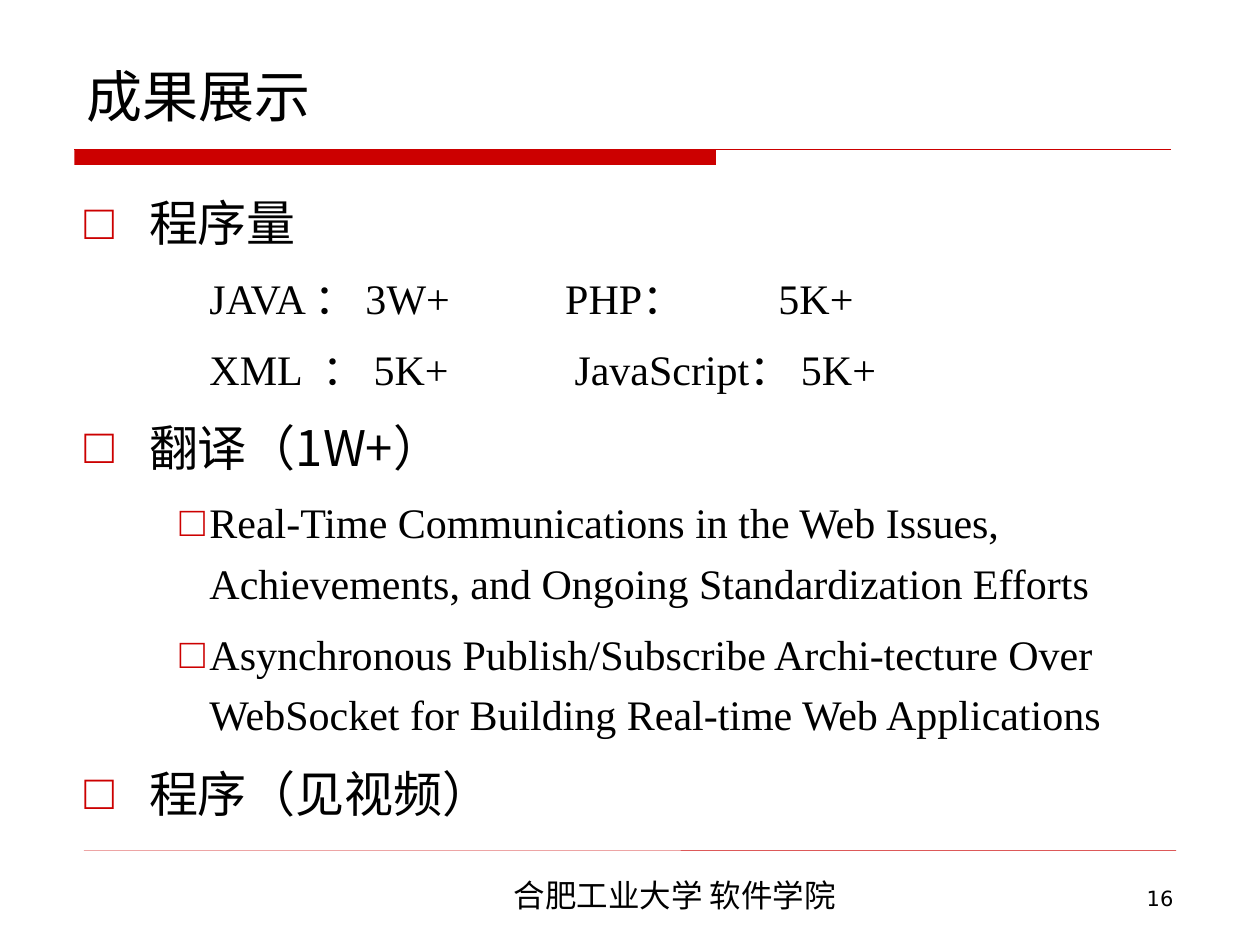
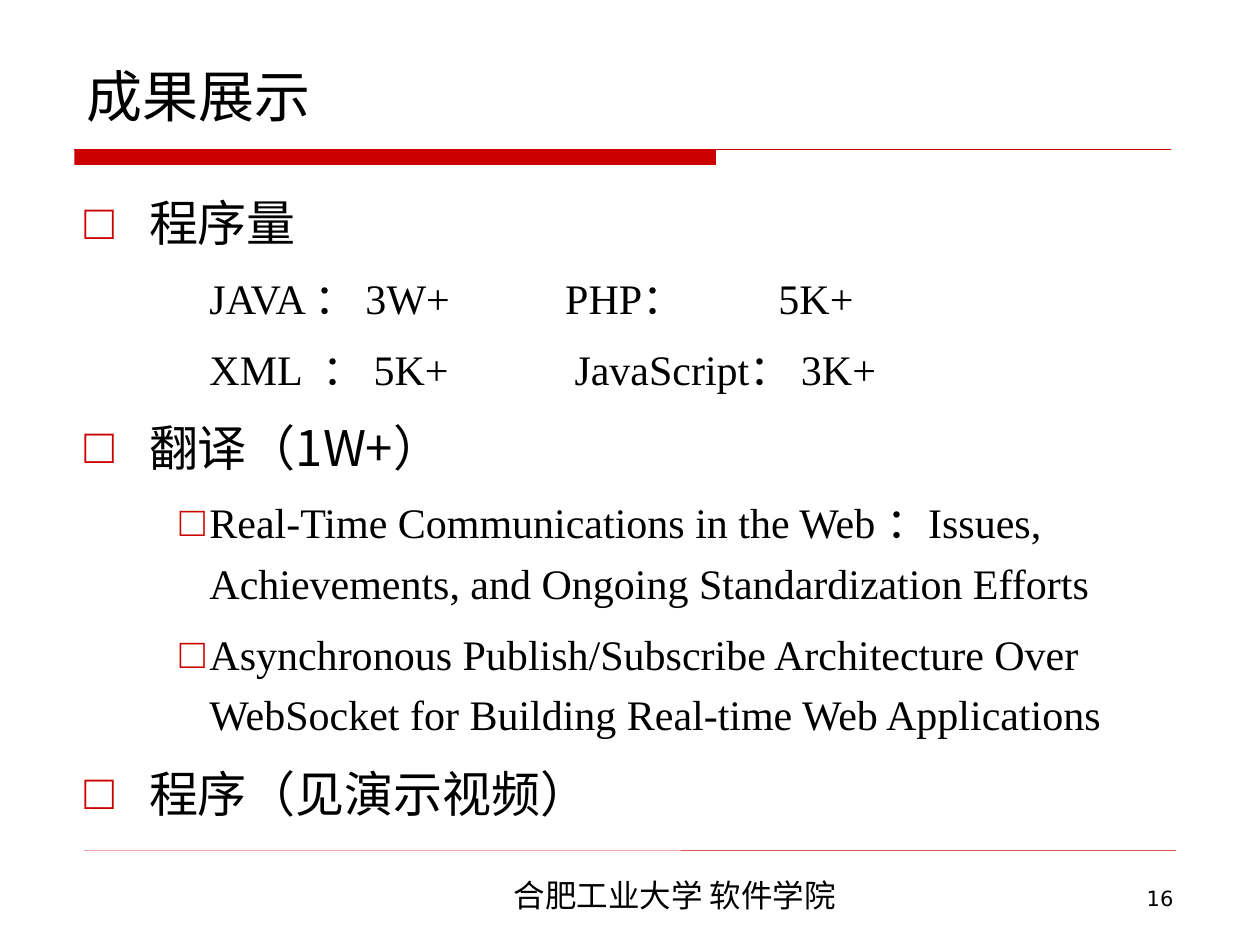
Before and after one commit to CodeDogandCat/master_proj, a slide deck: slide 16 of 2013214381李磊最终答辩/软件学院_李磊_本科毕业设计毕业答辩.ppt. Drawn at 1260x945 pixels with LibreOffice and Linux fonts; fonts in the diff are those of the drawing; background and template pictures are left out. Boxes give left, top, right and bottom in pixels: in the first picture for what was removed or moved away, otherwise in the second. Text is boxed around its words. In the diff, an @@ line names an element or a change of style, - is before the commit and + after.

```diff
--- a/2013214381李磊最终答辩/软件学院_李磊_本科毕业设计毕业答辩.ppt
+++ b/2013214381李磊最终答辩/软件学院_李磊_本科毕业设计毕业答辩.ppt
@@ text at [209, 357, 876, 394]: text changed @@
-    XML ： 5K+ JavaScript： 5K+
+    XML ： 5K+ JavaScript： 3K+
@@ text at [149, 509, 1101, 817]: text changed @@
-    □ Real-Time Communications in the Web Issues, Achievements, and Ongoing Standardization Efforts
-    □ Asynchronous Publish/Subscribe Archi-tecture Over WebSocket for Building Real-time Web Applications
-□ 程序（见视频）
+    □ Real-Time Communications in the Web ：Issues, Achievements, and Ongoing Standardization Efforts
+    □ Asynchronous Publish/Subscribe Architecture Over WebSocket for Building Real-time Web Applications
+□ 程序（见演示视频）
```
Also in this commit, not shown: 1 slide added, 1 slide removed, 15 other files.
